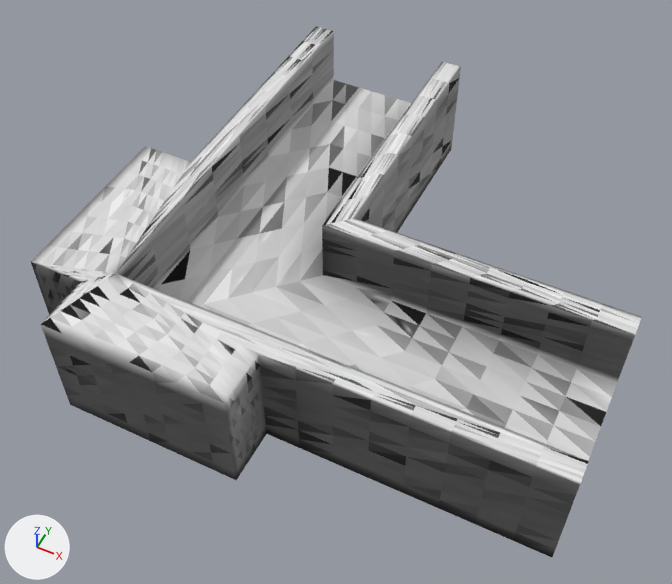
Before and after pictures for a commit that changed the glTF model resources/shape-12.glb.
One viewpoint serves both versions: a camera (50 mm lens) standing at (0.496, -0.67, 0.962) and looking at (0.115, 0.091, 0.011). Arrows for +X, +Y and +Z are at lower left; the lights stay in place. Vertices at the same position are counted once.

Names of what the first picture shows: 'defaultobject'.
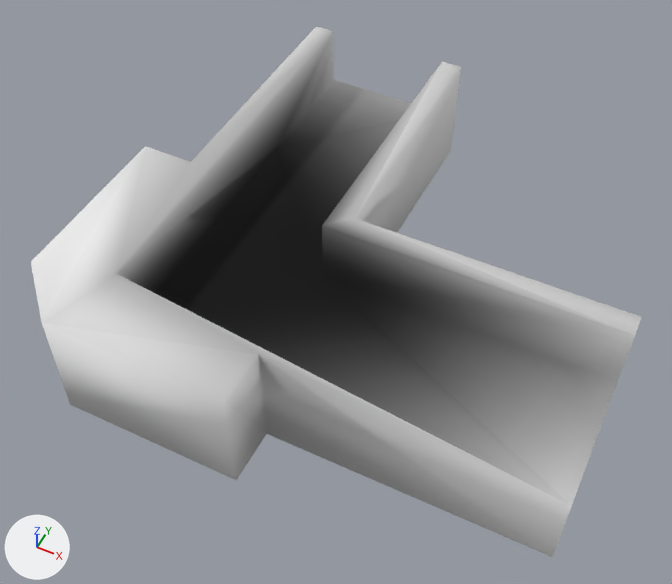
Pixel boxes [x1, y1, x2, y2] of what changed, in the pictures (672 x 584 px):
part 1 of me_defaultobject, cut back
    before: [31, 26, 642, 557]
    after: [31, 32, 617, 557]

The change in detail:
me_defaultobject is used by ob_defaultobject; location (0.0, 0.0, 0.0).
me_defaultobject had 2210 vertices, 4416 faces and spanned x -0.2..0.5, y -0.2..0.5, z -0.038..0.125.
me_defaultobject now has 34 vertices, 64 faces and spans x -0.2..0.5, y -0.2..0.5, z -0.038..0.125.
me_defaultobject part 1: 2180 vertices removed from x -0.2..0.5, y -0.2..0.5, z -0.038..0.125; 4 vertices added at x -0.125..0.5, y -0.198..0.304, z -0.037..0.125.
me_defaultobject part 2: the surface is now shaded smooth.
